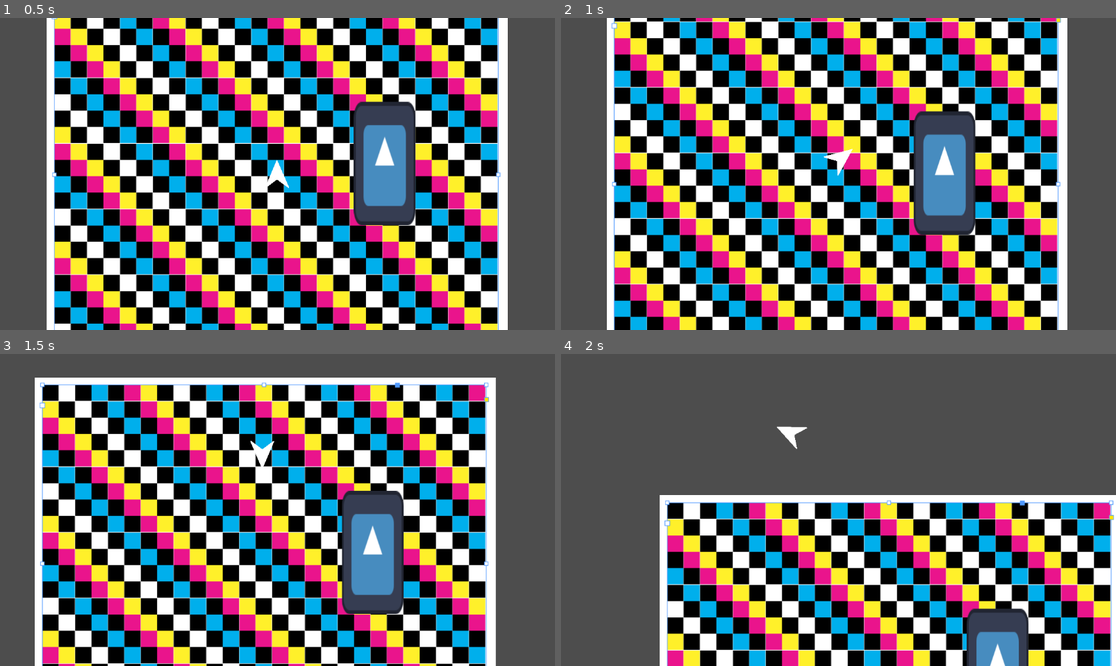
Above: before the commit, frames 1-4 (two rows, left to right).
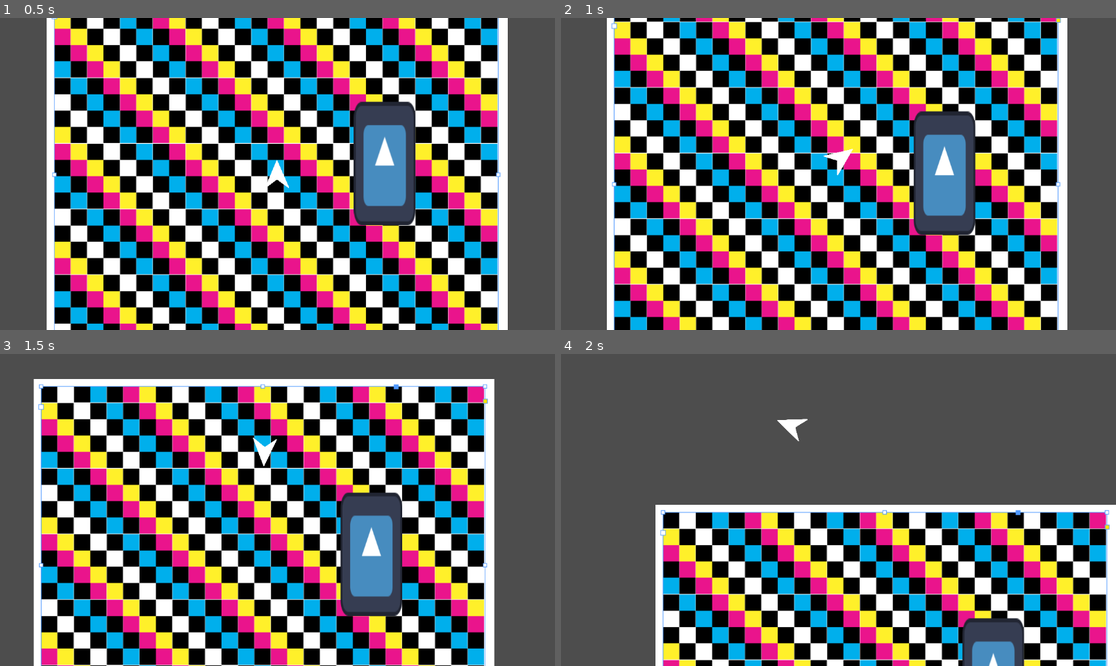
Above: after the commit, the same moments.

Repository: ParadoxArcher/Angle_Advantage
Game: Godot game, scene res://Scenes/GameScene.tscn
The game is run twice, just before and just after one commit, with the same random seed, the same clock (stepped at 60 frames per second) and the same inputs. The engine's default icon, where the game draws it, is replaced by a stand-in: a white triangle on a blue panel in a dark square.
Inputs:
- Up to frame 1 (0.5 s): no input
- Up to frame 2 (1 s): tap Enter at 0.5 s; hold D (RotateRight) from 0.53 s (still down); hold W (Boost) from 0.53 s (still down)
- Up to frame 3 (1.5 s): release D (RotateRight) at 1.28 s; release W (Boost) at 1.28 s; hold S (Back) from 1.28 s (still down); tap Space (Dodge) at 1.35 s
- Up to frame 4 (2 s): keep holding S (Back)

Frame 1 is identical in both runs. In frame 2, 3.3% of the frame differs, in the area x 9-90%, y 0-96%; in frame 3, 21%; in frame 4, 33%, in the area x 17-100%, y 20-100%.

Commit message:
vault backup: 2025-01-16 07:22:06

Diff:
--- a/zProject Files/Godot/Scripts/PlayerScript.gd
+++ b/zProject Files/Godot/Scripts/PlayerScript.gd
@@ -7,7 +7,7 @@
 ## Boost Variables
 @export var MaxSpeed = [2000, 2000] # {0: Fluctuating, 1: BaseMaxSpeed} ## Beware DodgeMaxSpeed
 @export var SpeedAccel = .01
-@export var SpeedDecel = [.005, .005] # {0: Fluctuating,  1: Decel} ## Beware BrakeDecelMult
+@export var SpeedDecel = [.0025, .0025] # {0: Fluctuating,  1: Decel} ## Beware BrakeDecelMult
 @export var BoostDecay = [0, .015, .8] # {0: Fluctuating,  1:DecayRate, 2:BoostRelease(cannot be 0)}
 var BoostDir = Vector2(0, 0)
 var AccelRate = 0
@@ -15,7 +15,7 @@
 ## Rotation Variables
 @export var MaxRota = PI/24
 @export var RotaAccel = [.02, .02]
-@export var RotaDecel = [.0075, .0075] # {0: Fluctuating, 1: BaseRotaDecel} ## Beware BrakeDecelMult
+@export var RotaDecel = [.01, .01] # {0: Fluctuating, 1: BaseRotaDecel} ## Beware BrakeDecelMult
 @export var CounterSteerRate = .35
 var RotaSpeed = 0
 var RotaRate = 0
Not shown, changed: .obsidian/workspace.json
